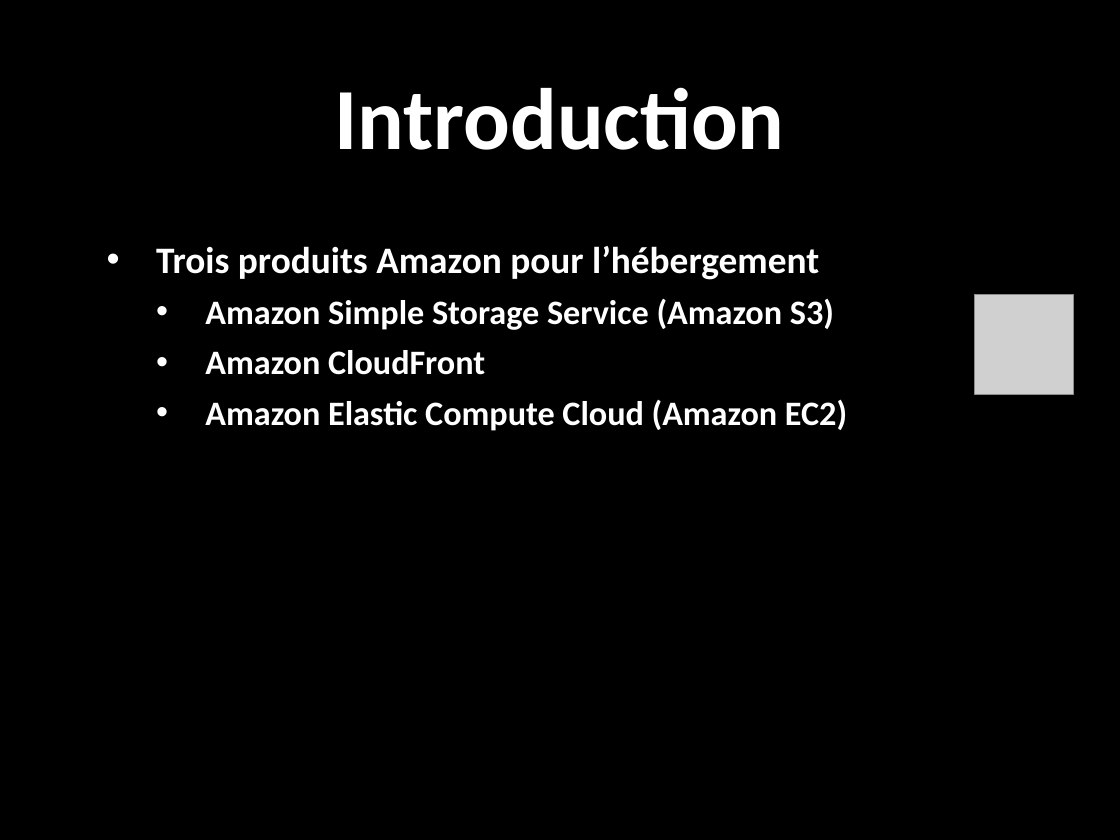
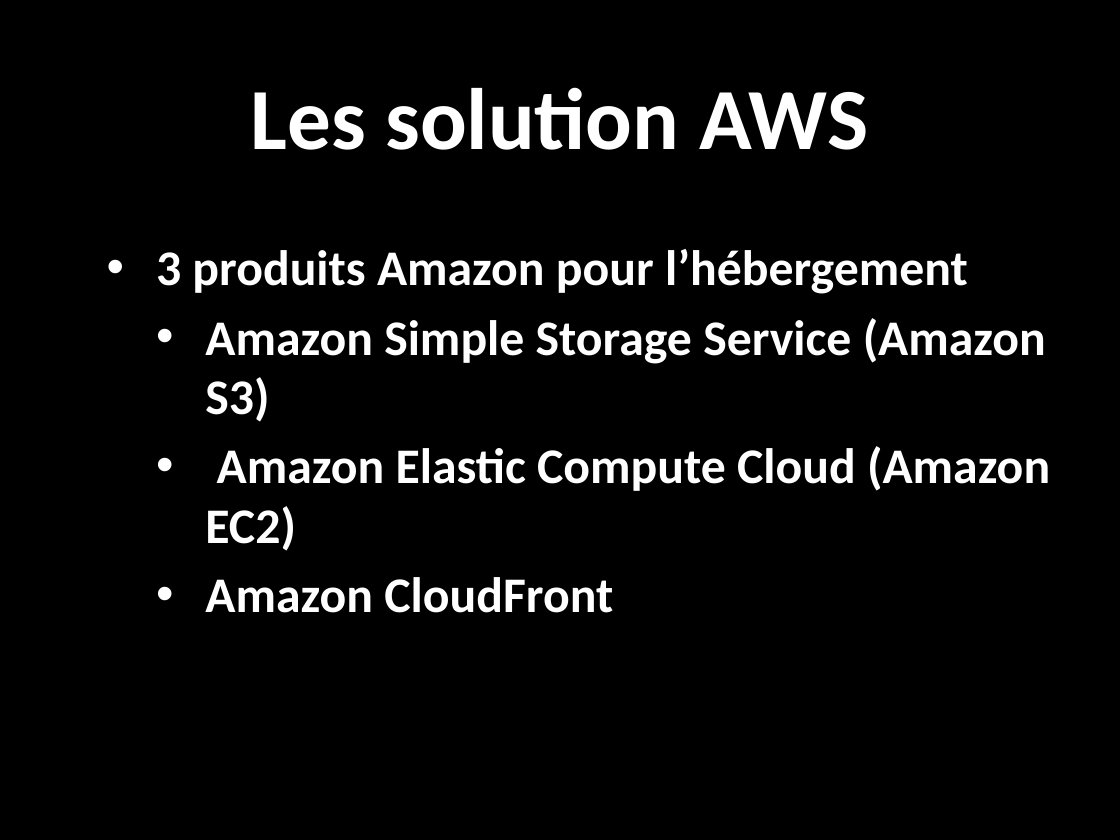
Before and after one commit to romfret/TLC, a slide deck: slide 3 of AWS - Media Hosting.pptx (slide 4 before the commit). Drawn at 1120x840 pixels with LibreOffice and Linux fonts; fonts in the diff are those of the drawing; grey boxes stand for pictures; background and template pictures are left out. Boxes give left, top, right and bottom in pixels: in the first picture for what was removed or moved away, otherwise in the second. Text is boxed around its words. In the diff, an @@ line names an element or a change of style, - is before the commit and + after.

```diff
--- a/AWS - Media Hosting.pptx
+++ b/AWS - Media Hosting.pptx
@@ title at <box>250,87,868,150</box>: text changed @@
-Introduction
+Les solution AWS
@@ text at <box>156,249,968,294</box>: text changed; size 24 to 32 pt @@
-• Trois produits Amazon pour l’hébergement
+• 3 produits Amazon pour l’hébergement
@@ picture removed at <box>974,295,1074,394</box> @@
@@ text at <box>205,318,1046,613</box>: size 22 to 32 pt in "Amazon Simple Storage Service (Amazon S3)", "Amazon CloudFront" @@
@@ text at <box>205,399,847,431</box>: paragraph removed @@
-  • Amazon Elastic Compute Cloud (Amazon EC2)
@@ text at <box>205,446,1050,551</box>: paragraph added @@
+  • Amazon Elastic Compute Cloud (Amazon EC2)
```
Also in this commit, not shown: 1 other slide changed, 4 slides added, 1 slide removed.
